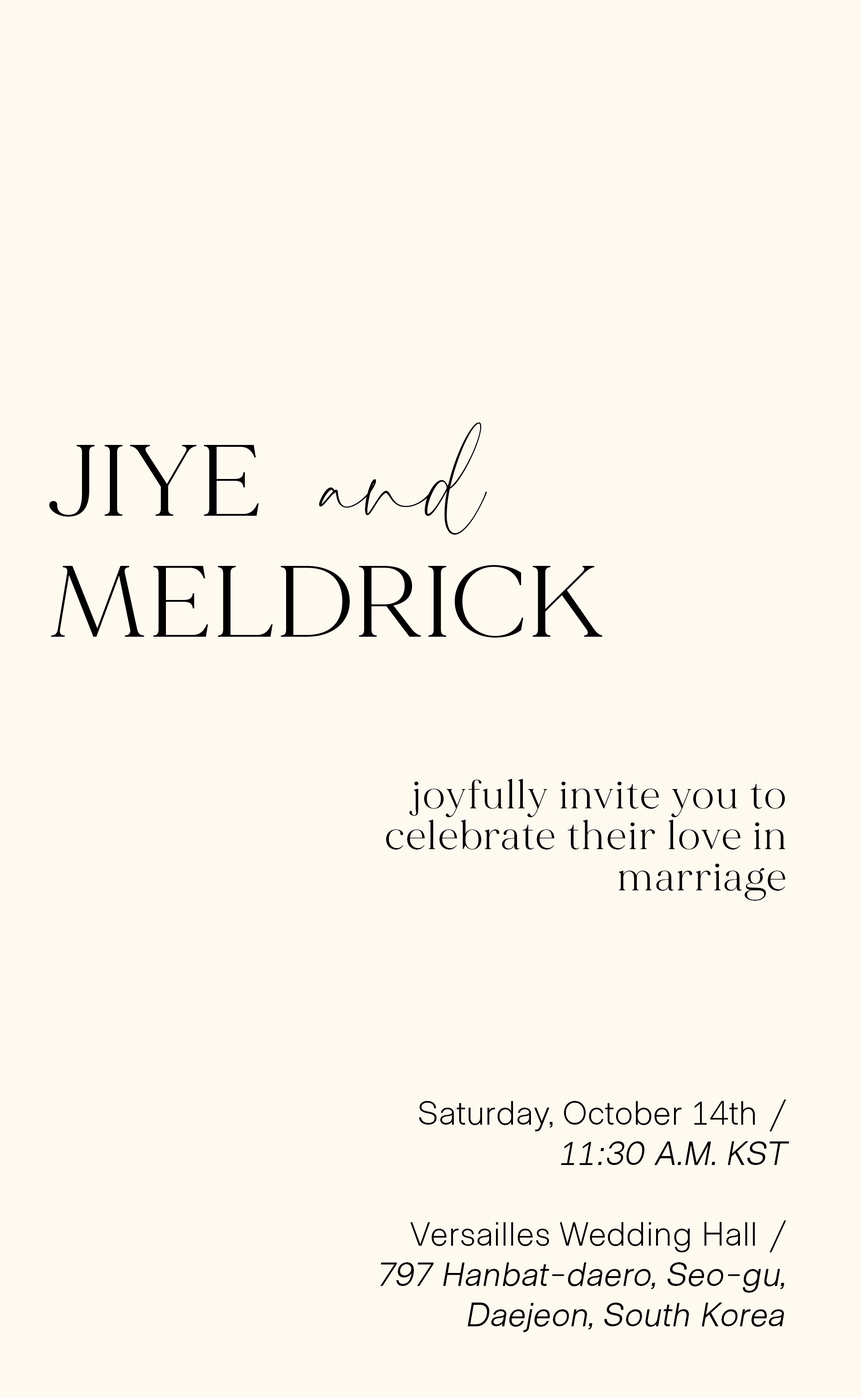
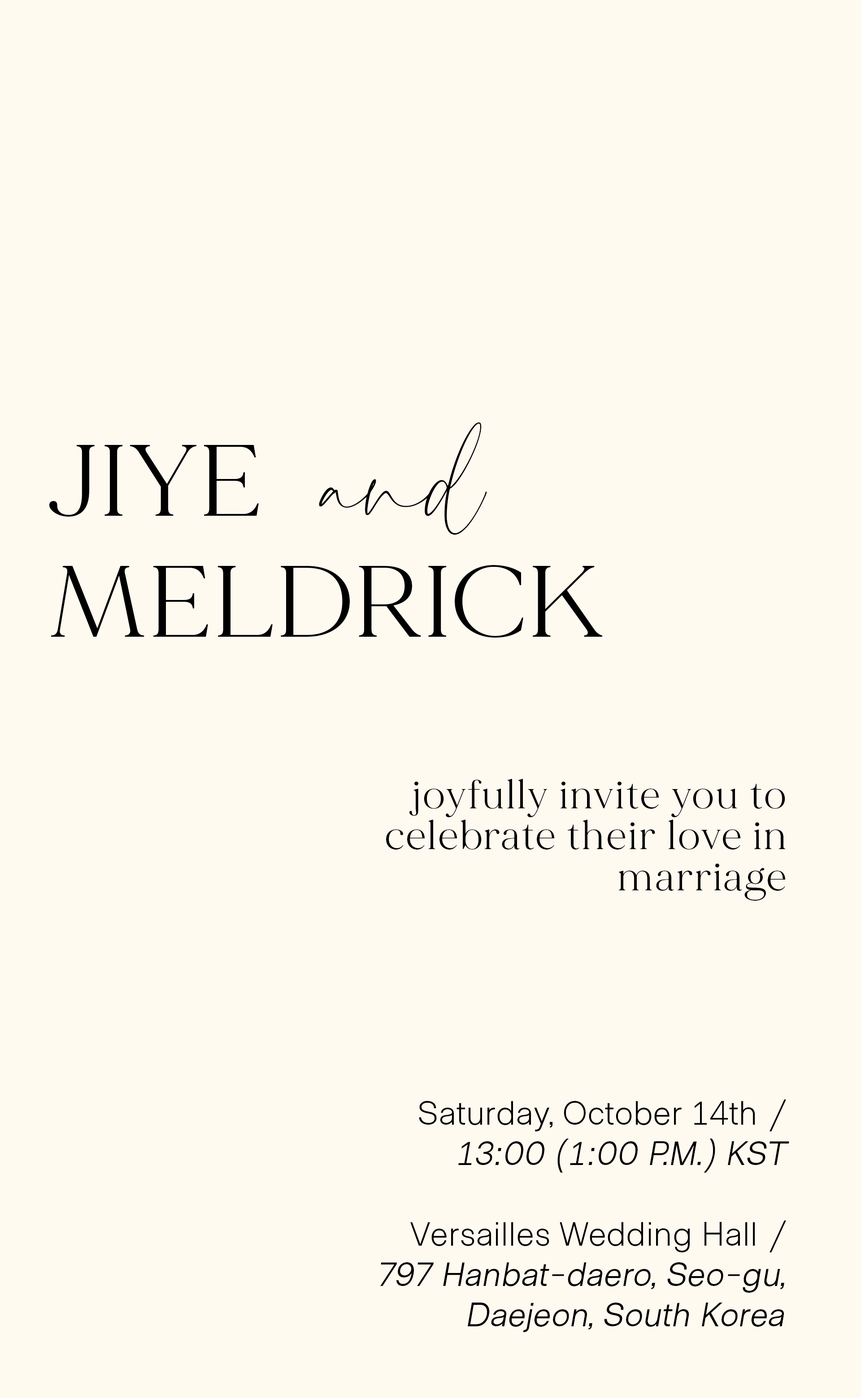
Layer changes from the first w=861, h=1398 image to the second:
painted on "joyfully invite you to celebrate their love in marriage Sat" over [458, 1138, 715, 1173]
